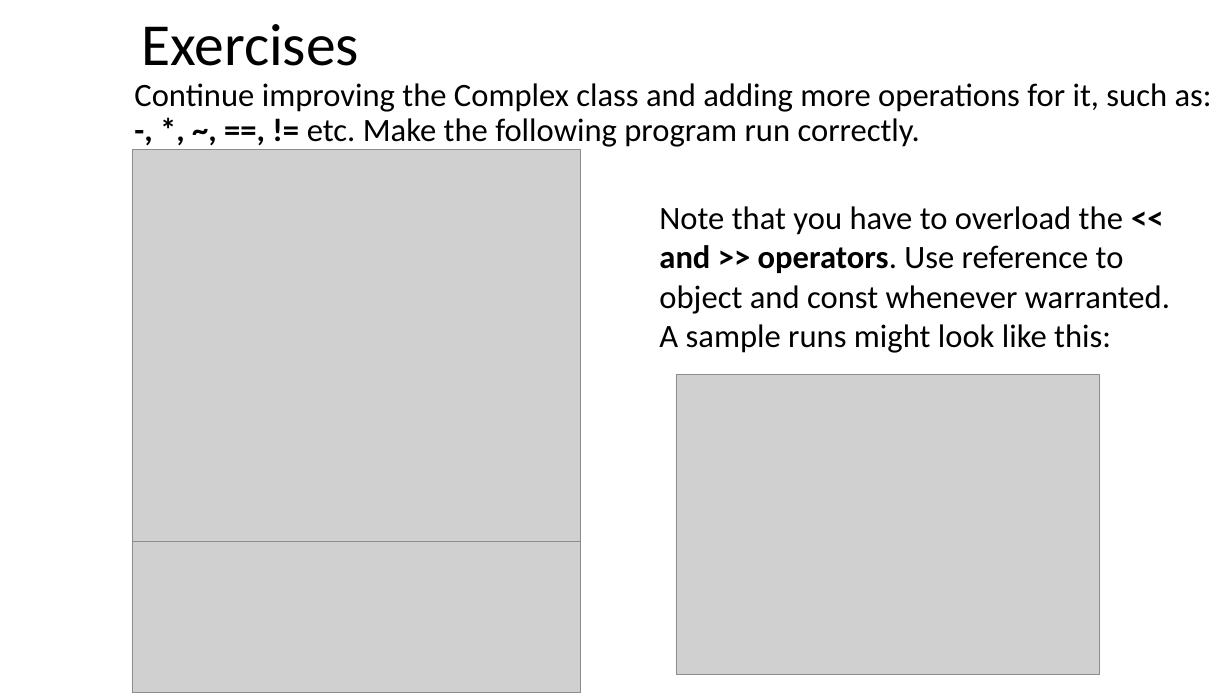
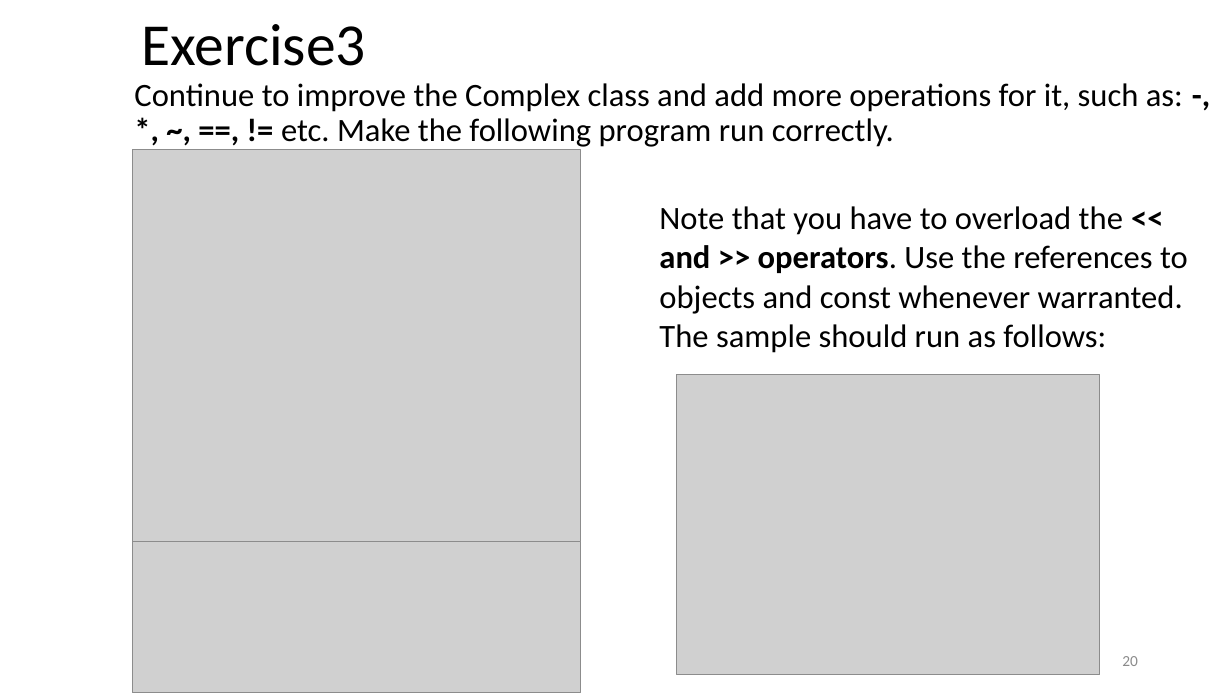
Before and after one commit to ShiqiYu/CPP, a slide deck: slide 20 of week10/Lab10.pptx (slide 13 before the commit). Drawn at 1232x693 pixels with LibreOffice and Linux fonts; fonts in the diff are those of the drawing; grey boxes stand for pictures; background and template pictures are left out. Boxes give left, top, right and bottom in pixels: in the first picture for what was removed or moved away, otherwise in the second. Text is boxed around its words. In the diff, an @@ line names an element or a change of style, - is before the commit and + after.

```diff
--- a/week10/Lab10.pptx
+++ b/week10/Lab10.pptx
@@ title at (141,24,366,66): text changed @@
-Exercises
+Exercise3
@@ text at (134,83,1183,147): text changed @@
-  Continue improving the Complex class and adding more operations for it, such as: -, *, ~, ==, != etc. Make the following program run correctly.
+  Continue to improve the Complex class and add more operations for it, such as: -, *, ~, ==, != etc. Make the following program run correctly.
@@ text at (659,206,1188,353): text changed @@
-Note that you have to overload the << and >> operators. Use reference to object and const whenever warranted.
-A sample runs might look like this:
+Note that you have to overload the << and >> operators. Use the references to objects and const whenever warranted.
+The sample should run as follows:
@@ page number added at (1122,656,1138,666), 12 pt, text #8C8C8C @@
+20
```
Also in this commit, not shown: 12 other slides changed, 7 slides added, 5 other files.
